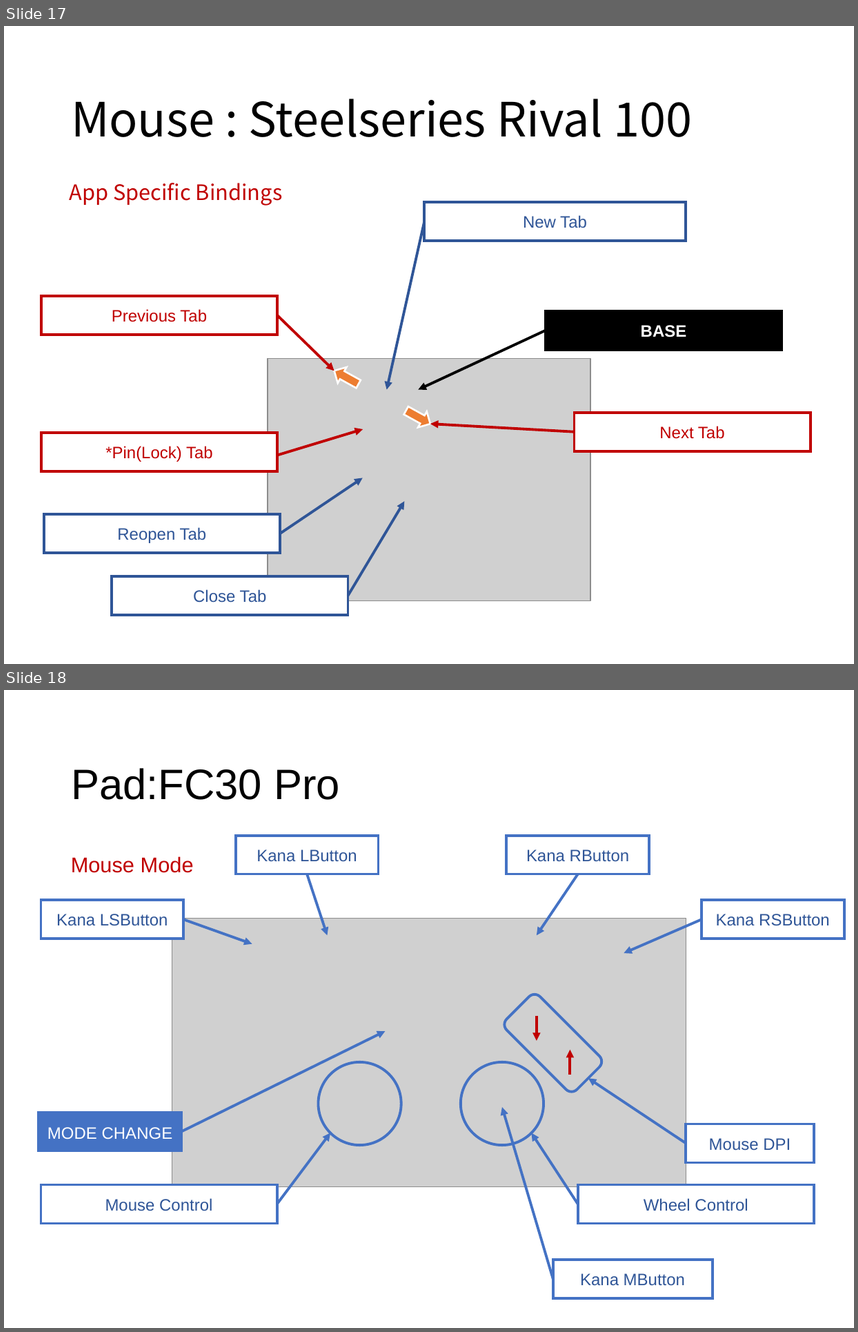
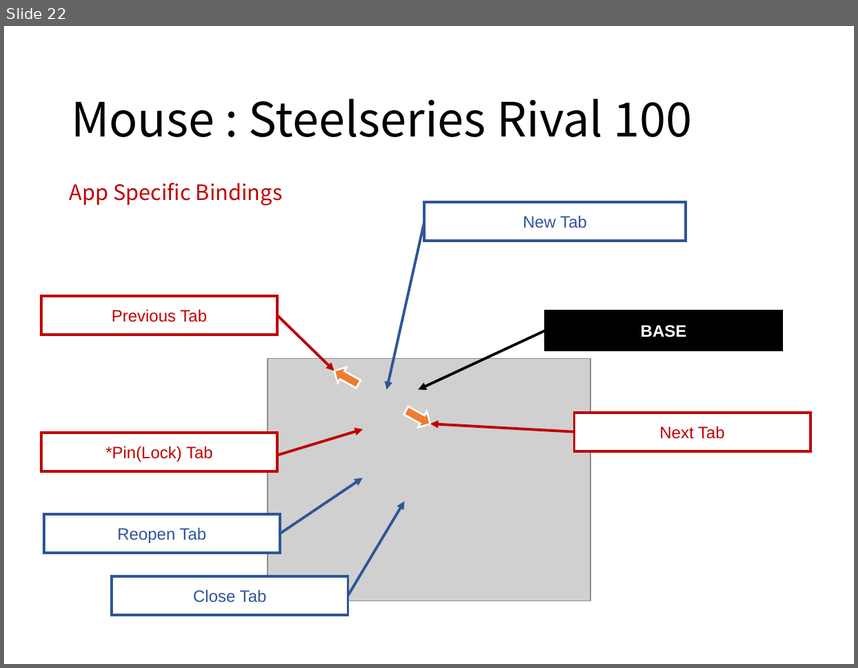
Before and after one commit to ittooo66/myAHK, a slide deck: MANUAL.pptx. Shown one above the other, each under a label of ours: slides 17 and 18 before the commit, slide 22 after it. The pictures are 858x1332 and 858x668 pixels, drawn with LibreOffice and Linux fonts; fonts in the diff are those of the drawing; grey boxes stand for pictures. Boxes give left, top, right and bottom in pixels: in the first picture for what was removed or moved away, otherwise in the second. Text is boxed around its words. In the diff, an @@ line names an element or a change of style, - is before the commit and + after.

```diff
--- a/MANUAL.pptx
+++ b/MANUAL.pptx
@@ slide 18 removed at [4,690,854,1328], background #FFFFFF @@
@@ title removed at [71,768,340,800] @@
-Pad:FC30 Pro
@@ rectangle removed at [236,836,379,874] @@
-Kana LButton
@@ rectangle removed at [506,836,649,874] @@
-Kana RButton
@@ text removed at [71,856,194,873] @@
-Mouse Mode
@@ arrow removed from (307, 874) to (327, 935) @@
@@ arrow removed from (578, 874) to (537, 935) @@
@@ rectangle removed at [41,900,183,938] @@
-Kana LSButton
@@ rectangle removed at [702,900,844,938] @@
-Kana RSButton
@@ picture removed at [172,918,686,1186] @@
@@ arrow removed from (183, 920) to (252, 943) @@
@@ arrow removed from (702, 920) to (624, 953) @@
@@ rounded rectangle removed at [501,990,605,1094] @@
@@ arrow removed from (537, 1016) to (537, 1041) @@
@@ arrow removed from (181, 1131) to (385, 1031) @@
@@ ellipse removed at [319,1061,402,1145] @@
@@ ellipse removed at [461,1061,544,1145] @@
@@ arrow removed from (570, 1074) to (570, 1049) @@
@@ arrow removed from (686, 1143) to (588, 1078) @@
@@ rectangle removed at [39,1112,181,1150] @@
-MODE CHANGE
@@ arrow removed from (553, 1279) to (502, 1107) @@
@@ rectangle removed at [686,1123,814,1162] @@
-Mouse DPI
@@ arrow removed from (277, 1203) to (330, 1133) @@
@@ arrow removed from (578, 1203) to (532, 1133) @@
@@ rectangle removed at [41,1185,277,1223] @@
-Mouse Control
@@ rectangle removed at [578,1185,814,1223] @@
-Wheel Control
@@ rectangle removed at [553,1259,712,1298] @@
-Kana MButton
@@ what was slide 17 is now slide 22 @@
```
Also in this commit, not shown: 11 slides changed, 5 slides added.
